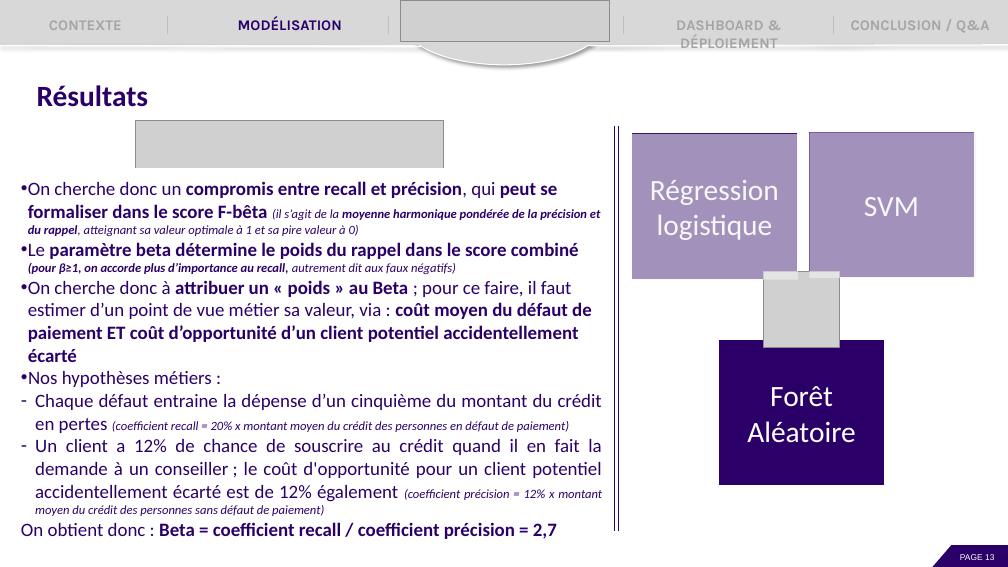
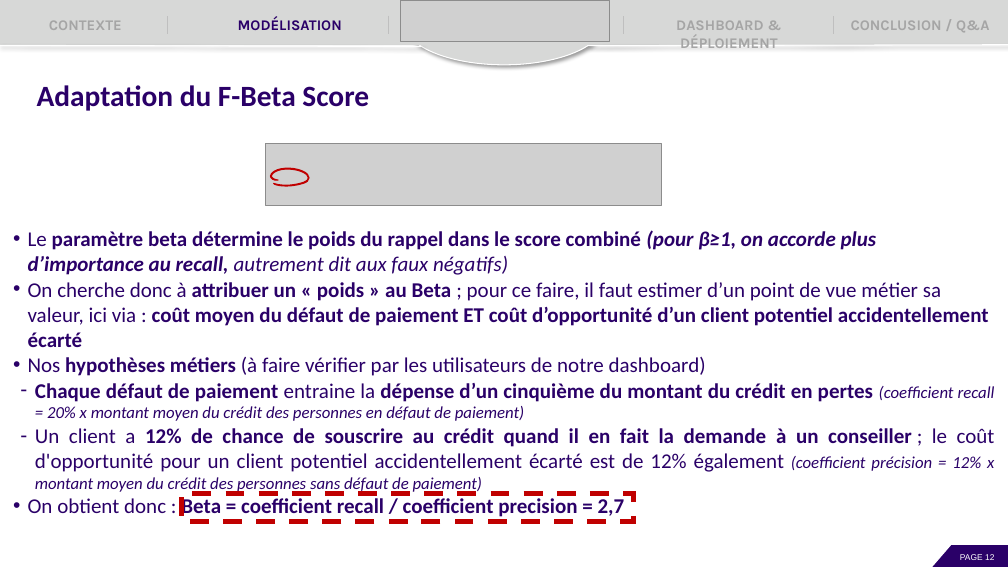
Before and after one commit to EtudiantOC2/implement_scoring_model_v2, a slide deck: slide 12 of evaluation/P7_Presentation.pptx (slide 13 before the commit). Drawn at 1008x567 pixels with LibreOffice and Linux fonts; fonts in the diff are those of the drawing; grey boxes stand for pictures. Boxes give left, top, right and bottom in pixels: in the first picture for what was removed or moved away, otherwise in the second. Text is boxed around its words. In the diff, an @@ line names an element or a change of style, - is before the commit and + after.

```diff
--- a/evaluation/P7_Presentation.pptx
+++ b/evaluation/P7_Presentation.pptx
@@ text at (37, 85, 369, 111): text changed @@
-Résultats
+Adaptation du F-Beta Score
@@ picture: place and size @@
-picture at (136, 120, 445, 168)
+picture at (265, 144, 662, 205)
@@ line removed from (615, 126) to (615, 532) @@
@@ line removed from (619, 126) to (619, 532) @@
@@ rectangle removed at (631, 134, 798, 280) @@
@@ rectangle removed at (633, 134, 797, 278) @@
-Régression logistique
@@ rectangle removed at (810, 132, 974, 277) @@
-SVM
@@ rectangle removed at (810, 132, 976, 278) @@
@@ freeform shape added at (271, 168, 309, 186), fill #FF0000, outline #C00000 1 pt @@
@@ text in rounded rectangle at (28, 181, 600, 236): paragraph removed @@
-• On cherche donc un compromis entre recall et précision, qui peut se formaliser dans le score F-bêta (il s’agit de la moyenne harmonique pondérée de la précision et du rappel, atteignant sa valeur optimale à 1 et sa pire valeur à 0)
@@ rounded rectangle "Le paramètre beta détermine le ...": place and size @@
-rounded rectangle "Le paramètre beta détermine le ..." at (18, 169, 606, 548)
+rounded rectangle "Le paramètre beta détermine le ..." at (10, 210, 997, 533)
@@ text in rounded rectangle at (28, 230, 995, 494): size 18 to 20 pt in "Le paramètre beta détermine le poids du ...", "Un client a 12% de chance de ..."; size 12 to 20 pt in "(pour β≥1, on accorde plus d’importance au ..."; size 12 to 16 pt in "(coefficient précision = 12% x montant moyen ..."; bold on in "12% de chance de souscrire au crédit ..."; indent changed @@
@@ text in rounded rectangle at (28, 282, 995, 421): text changed; size 18 to 20 pt @@
-• On cherche donc à attribuer un « poids » au Beta ; pour ce faire, il faut estimer d’un point de vue métier sa valeur, via : coût moyen du défaut de paiement ET coût d’opportunité d’un client potentiel accidentellement écarté
-• Nos hypothèses métiers :
-– Chaque défaut entraine la dépense d’un cinquième du montant du crédit en pertes (coefficient recall = 20% x montant moyen du crédit des personnes en défaut de paiement)
+• On cherche donc à attribuer un « poids » au Beta ; pour ce faire, il faut estimer d’un point de vue métier sa valeur, ici via : coût moyen du défaut de paiement ET coût d’opportunité d’un client potentiel accidentellement écarté
+• Nos hypothèses métiers (à faire vérifier par les utilisateurs de notre dashboard)
+– Chaque défaut de paiement entraine la dépense d’un cinquième du montant du crédit en pertes (coefficient recall = 20% x montant moyen du crédit des personnes en défaut de paiement)
@@ picture removed at (764, 271, 839, 347) @@
@@ rectangle removed at (720, 340, 884, 485) @@
-Forêt Aléatoire
@@ text in rounded rectangle at (28, 497, 625, 520): text changed; size 18 to 20 pt @@
-On obtient donc : Beta = coefficient recall / coefficient précision = 2,7
+• On obtient donc : Beta = coefficient recall / coefficient precision = 2,7
@@ rectangle added at (181, 493, 634, 522), outline #C00000 4.5 pt dashed @@
```
Also in this commit, not shown: 9 other slides changed, 5 slides added, 2 other files.
